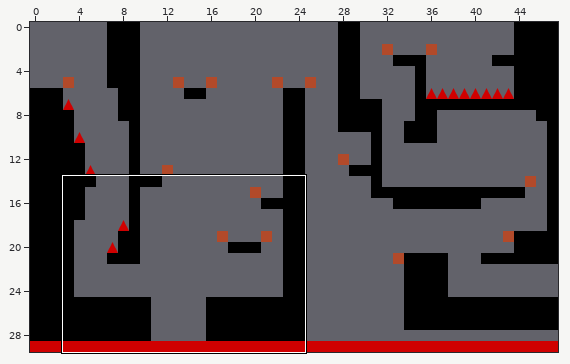
A Tiled map (JSON) gets an edit: maps/level_05.json. The picture above shows the old version from afar; the outline marks the close-up.
Close-up. Before the commit:
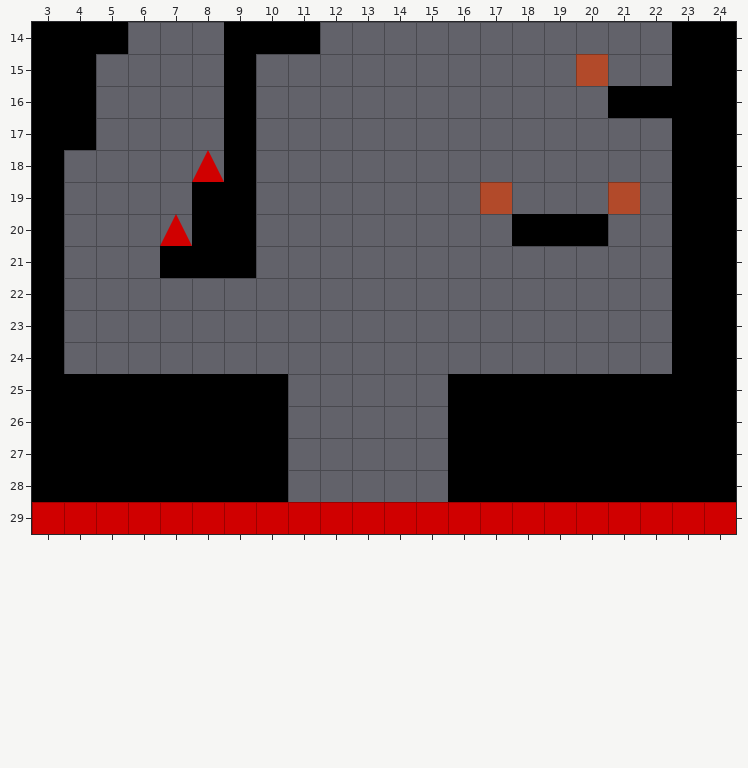
Cells are 64x64 px. Shown: x 3..24, y 14..29. The commit also changed other parts of the map, which this record leaves out.
Once edited:
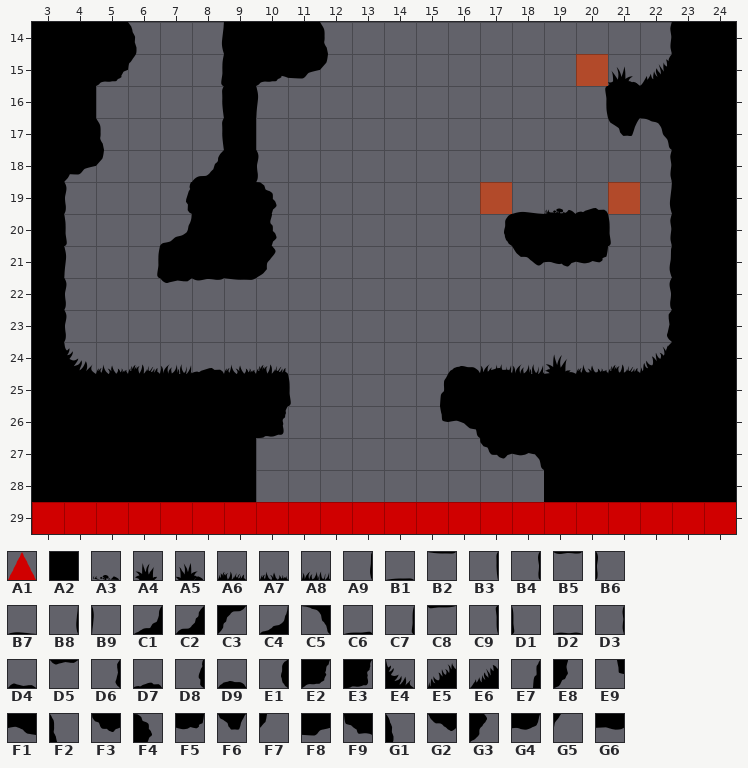
Key: from "tileset": A1 45, A2 78, A3 119, A4 123, A5 124, A6 156, A7 157, A8 158, A9 159 turned 270, B1 160, B2 160 flipped up-down, B3 160 turned 270, B4 161 flipped on the diagonal, B5 161 flipped up-down, B6 161 turned 90, B7 162, B8 162 turned 270, B9 162 turned 90, C1 193, C2 194, C3 194 turned 180, C4 195, C5 195 turned 270, C6 197, C7 197 flipped on the diagonal, C8 197 turned 180, C9 197 turned 270, D1 197 turned 90, D2 198, D3 198 turned 270, D4 199, D5 199 flipped up-down, D6 199 turned 270, D7 200, D8 200 flipped on the diagonal, D9 201, E1 201 turned 270, E2 230 turned 180, E3 231 turned 180, E4 232 flipped left-right, E5 233, E6 234, E7 273, E8 277 flipped on the diagonal, E9 311, F1 312, F2 349 flipped left-right, F3 352, F4 352 flipped on the diagonal, F5 353, F6 354, F7 387 flipped left-right, F8 388 flipped left-right, F9 389 flipped left-right, G1 425 flipped left-right, G2 428, G3 428 turned 270, G4 429, G5 463 flipped left-right, G6 464 flipped left-right.
__ is an empty cell, .. an unchanged one.
Objects are placed by their top-left corner, in cells (3,4 is the top-left corner of cell 3,4); size is 1x1 cell unless given.
Change:
--- layer "layer_platforms"
@@ x 10..18 @@
-26 A2 .. .. .. .. .. A2 .. ..
-27 A2 .. .. .. .. .. A2 A2 A2
-28 A2 .. .. .. .. .. A2 A2 A2
+26 __ .. .. .. .. .. __ .. ..
+27 __ .. .. .. .. .. __ __ __
+28 __ .. .. .. .. .. __ __ __
--- layer "layer_decos1"
@@ x 4..22 @@
-14 .. .. .. .. __ .. .. .. .. .. .. .. .. .. .. .. .. .. __
-15 .. __ .. .. __ .. __ __ .. .. .. .. .. .. .. .. .. __ __
-16 .. .. .. .. __ .. __ .. .. .. .. .. .. .. .. .. __ .. ..
-17 .. __ .. .. __ .. .. .. .. .. .. .. .. .. .. .. .. __ __
-18 __ __ .. .. .. .. .. .. .. .. .. .. .. .. .. .. .. .. __
-19 .. .. .. __ .. .. __ .. .. .. .. .. .. .. __ __ __ .. __
-20 .. .. .. .. .. .. __ .. .. .. .. .. .. __ .. .. .. __ __
-21 .. .. __ .. .. .. __ .. .. .. .. .. .. .. __ __ .. .. __
-22 .. .. .. __ __ __ .. .. .. .. .. .. .. .. .. .. .. .. __
-23 .. .. .. .. .. .. .. .. .. .. .. .. .. .. .. .. .. .. __
-24 .. .. .. .. .. .. .. .. .. .. .. .. __ __ .. __ __ __ __
-25 .. .. .. .. .. .. .. .. .. .. .. __ .. .. .. .. .. .. ..
-26 .. .. .. .. .. .. .. .. .. .. .. __ __ .. .. .. .. .. ..
-27 .. .. .. .. .. .. .. .. .. .. .. .. .. __ __ .. .. .. ..
+14 .. .. .. .. B8 .. .. .. .. .. .. .. .. .. .. .. .. .. D3
+15 .. E2 .. .. C7 .. E2 C8 .. .. .. .. .. .. .. .. .. D4 E6
+16 .. .. .. .. B3 .. B9 .. .. .. .. .. .. .. .. .. C9 .. ..
+17 .. F2 .. .. B3 .. .. .. .. .. .. .. .. .. .. .. .. F6 C5
+18 F8 F7 .. .. .. .. .. .. .. .. .. .. .. .. .. .. .. .. D3
+19 .. .. .. D8 .. .. F4 .. .. .. .. .. .. .. B7 D2 D7 .. B8
+20 .. .. .. .. .. .. F4 .. .. .. .. .. .. E1 .. .. .. D1 D3
+21 .. .. C7 .. .. .. G3 .. .. .. .. .. .. .. G2 G4 .. .. A9
+22 .. .. .. D5 B5 B2 .. .. .. .. .. .. .. .. .. .. .. .. B4
+23 .. .. .. .. .. .. .. .. .. .. .. .. .. .. .. .. .. .. D6
+24 .. .. .. .. .. .. .. .. .. .. .. .. D9 D7 .. B1 C6 C6 C2
+25 .. .. .. .. .. .. .. .. .. .. .. E7 .. .. .. .. .. .. ..
+26 .. .. .. .. .. .. .. .. .. .. .. E9 F1 .. .. .. .. .. ..
+27 .. .. .. .. .. .. .. .. .. .. .. .. .. F3 F5 .. .. .. ..
--- layer "layer_decos2"
@@ x 5..22 @@
-14 .. __ .. .. .. .. .. __ .. .. .. .. .. .. .. .. .. ..
-15 __ __ .. .. .. __ __ __ .. .. .. .. .. .. .. .. __ __
+14 .. G1 .. .. .. .. .. F2 .. .. .. .. .. .. .. .. .. ..
+15 G6 G5 .. .. .. F9 F8 F7 .. .. .. .. .. .. .. .. A5 C1
@@ x 4..22 @@
-18 __ .. .. .. __ .. __ .. .. .. .. .. .. .. .. .. .. .. ..
-19 __ .. .. .. .. .. .. .. .. .. .. .. .. .. .. __ .. .. ..
-20 __ .. .. __ .. .. __ .. .. .. .. .. .. .. .. .. .. .. ..
-21 __ .. .. .. .. .. __ .. .. .. .. .. .. .. .. __ __ .. ..
-22 __ .. .. .. .. .. .. .. .. .. .. .. .. .. .. .. .. .. ..
-23 __ .. .. .. .. .. .. .. .. .. .. .. .. .. .. .. .. .. ..
-24 __ __ __ __ __ __ __ .. .. .. .. .. .. __ __ __ __ __ __
-25 .. .. .. .. .. .. .. __ .. .. .. .. .. .. .. .. .. .. ..
-26 .. .. .. .. .. .. __ .. .. .. .. .. __ .. .. .. .. .. ..
-27 .. .. .. .. .. .. .. .. .. .. .. .. .. .. __ .. .. .. ..
+18 C3 .. .. .. C2 .. B6 .. .. .. .. .. .. .. .. .. .. .. ..
+19 B6 .. .. .. .. .. .. .. .. .. .. .. .. .. .. A3 .. .. ..
+20 D1 .. .. C4 .. .. E8 .. .. .. .. .. .. .. .. .. .. .. ..
+21 B9 .. .. .. .. .. B6 .. .. .. .. .. .. .. .. F3 F5 .. ..
+22 B6 .. .. .. .. .. .. .. .. .. .. .. .. .. .. .. .. .. ..
+23 B6 .. .. .. .. .. .. .. .. .. .. .. .. .. .. .. .. .. ..
+24 E4 A7 A6 A8 D7 A7 A6 .. .. .. .. .. .. A8 A8 A4 A7 A6 E5
+25 .. .. .. .. .. .. .. D1 .. .. .. .. .. .. .. .. .. .. ..
+26 .. .. .. .. .. .. E3 .. .. .. .. .. C5 .. .. .. .. .. ..
+27 .. .. .. .. .. .. .. .. .. .. .. .. .. .. C5 .. .. .. ..
--- layer "Pics" (now hidden)
-A1 at 8,18
-A1 at 7,20
